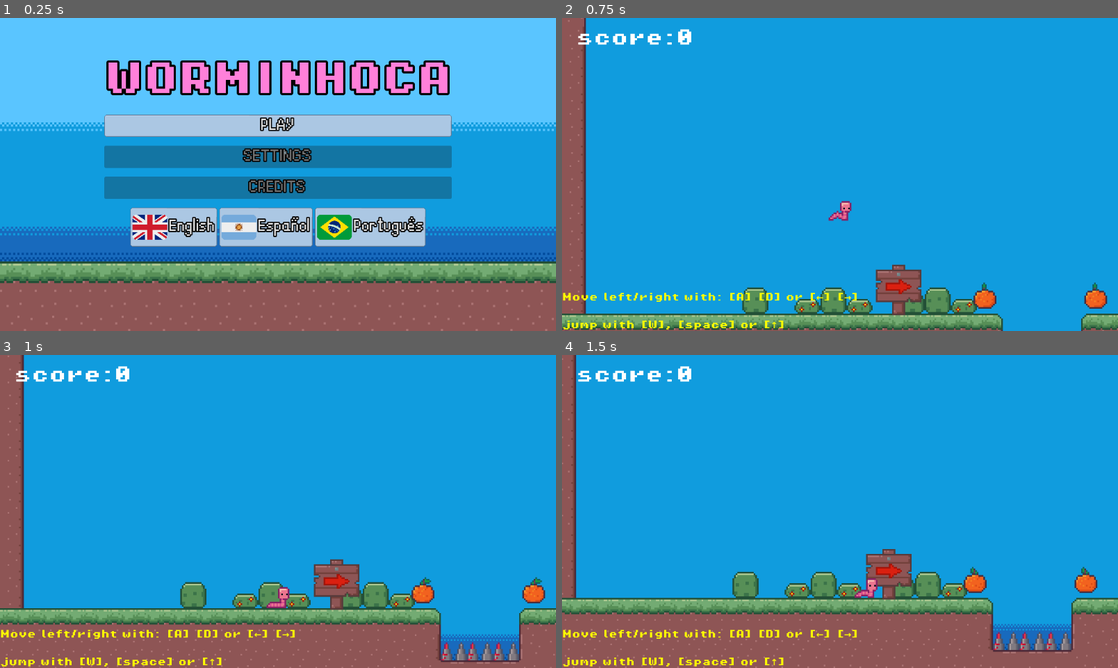
Above: before the commit, frames 1-4 (two rows, left to right).
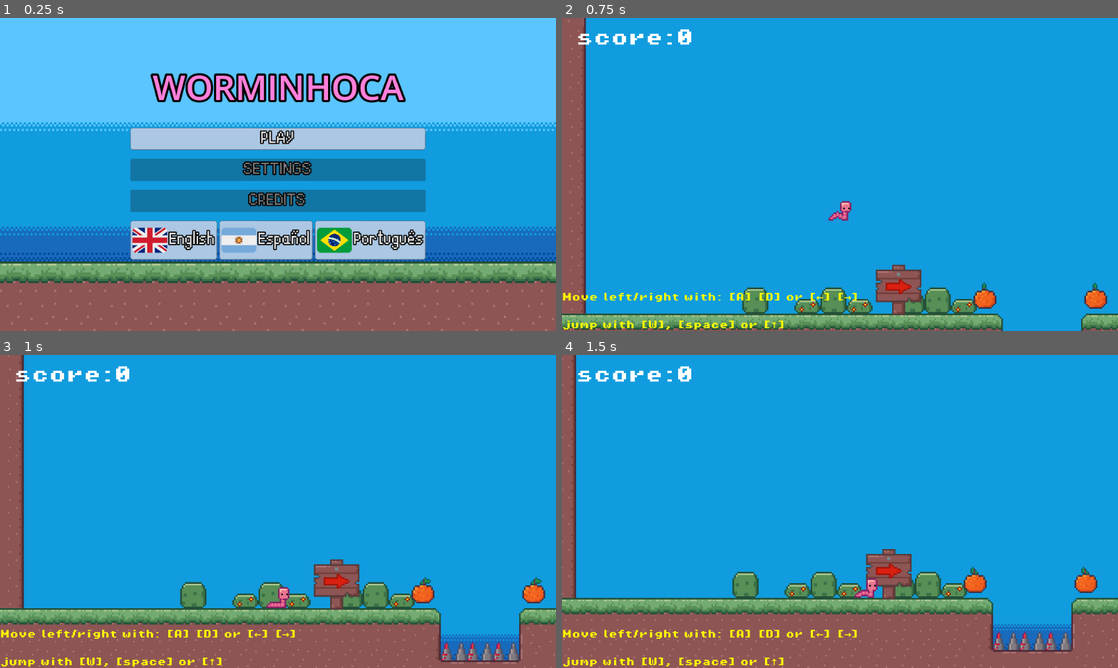
Above: after the commit, the same moments.

Repository: TheGBO/worminhoca
Game: Godot game, scene res://ui/main_menu.tscn
The game is run twice, just before and just after one commit, with the same random seed, the same clock (stepped at 60 frames per second) and the same inputs.
Inputs:
- Up to frame 1 (0.25 s): no input
- Up to frame 2 (0.75 s): click "PLAY" at 0.5 s
- Up to frame 3 (1 s): no input
- Up to frame 4 (1.5 s): hold D (mv_right) from 1.28 s (still down)

The runs differ from the first frame. In frame 1, 27% of the frame differs, in the area x 18-82%, y 13-78%; in frame 2, nothing differs; in frame 3, nothing differs; in frame 4, nothing differs.

Commit message:
fixed minor resource glitches

Diff:
--- a/audio/music_player.gd
+++ b/audio/music_player.gd
@@ -11,8 +11,8 @@
 		stream = random_song
 		play()
 	else:
-		play_generic_track()
-
+		#play_generic_track()
+		pass
 
 func _on_finished():
 	play_generic_track()
--- a/ui/main_menu.tscn
+++ b/ui/main_menu.tscn
@@ -1,11 +1,10 @@
-[gd_scene load_steps=8 format=3 uid="uid://cklevk5idxs0n"]
+[gd_scene load_steps=7 format=3 uid="uid://cklevk5idxs0n"]
 
-[ext_resource type="Texture2D" uid="uid://dgecpv71ujdhp" path="res://assets/sprites/ui_menu_bg.png" id="1_jy0ff"]
-[ext_resource type="FontFile" uid="uid://bxp02atsww8r1" path="res://assets/fonts/PixelOperator8-Bold.ttf" id="2_vuaop"]
+[ext_resource type="Texture2D" uid="uid://dgecpv71ujdhp" path="res://assets/sprites/ui_menu_bg.png" id="1_vay0v"]
+[ext_resource type="Texture2D" uid="uid://b42emtqewy270" path="res://assets/sprites/flag_en.png" id="2_jo1wy"]
 [ext_resource type="Theme" uid="uid://ca6nboi8dr8qw" path="res://assets/styles/ui_theme.tres" id="3_k3f3t"]
-[ext_resource type="Texture2D" uid="uid://bik4h22rgya0f" path="res://assets/sprites/flag_pt.png" id="4_nk8yg"]
-[ext_resource type="Texture2D" uid="uid://b42emtqewy270" path="res://assets/sprites/flag_en.png" id="5_drnj2"]
-[ext_resource type="Texture2D" uid="uid://mbb6sls3qmlu" path="res://assets/sprites/flag_es.png" id="6_andov"]
+[ext_resource type="Texture2D" uid="uid://mbb6sls3qmlu" path="res://assets/sprites/flag_es.png" id="3_pv5ju"]
+[ext_resource type="Texture2D" uid="uid://bik4h22rgya0f" path="res://assets/sprites/flag_pt.png" id="4_qibg5"]
 [ext_resource type="Script" path="res://ui/main_menu_handler.gd" id="7_k7gxw"]
 
 [node name="Main Menu" type="Control"]
@@ -49,7 +48,6 @@
 theme_override_colors/font_color = Color(1, 0.501961, 0.854902, 1)
 theme_override_colors/font_outline_color = Color(0, 0, 0, 1)
 theme_override_constants/outline_size = 16
-theme_override_fonts/font = ExtResource("2_vuaop")
 theme_override_font_sizes/font_size = 64
 text = "WORMINHOCA"
 horizontal_alignment = 1
Not shown: 2 places in ui/main_menu.tscn that only renumber resources
